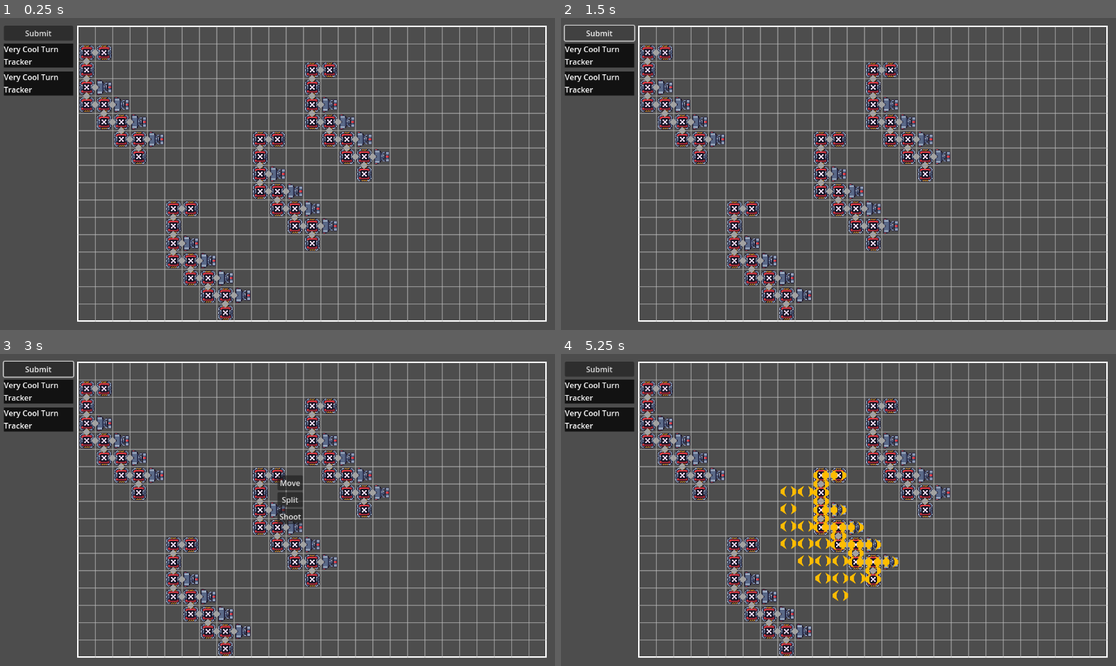
Above: before the commit, frames 1-4 (two rows, left to right).
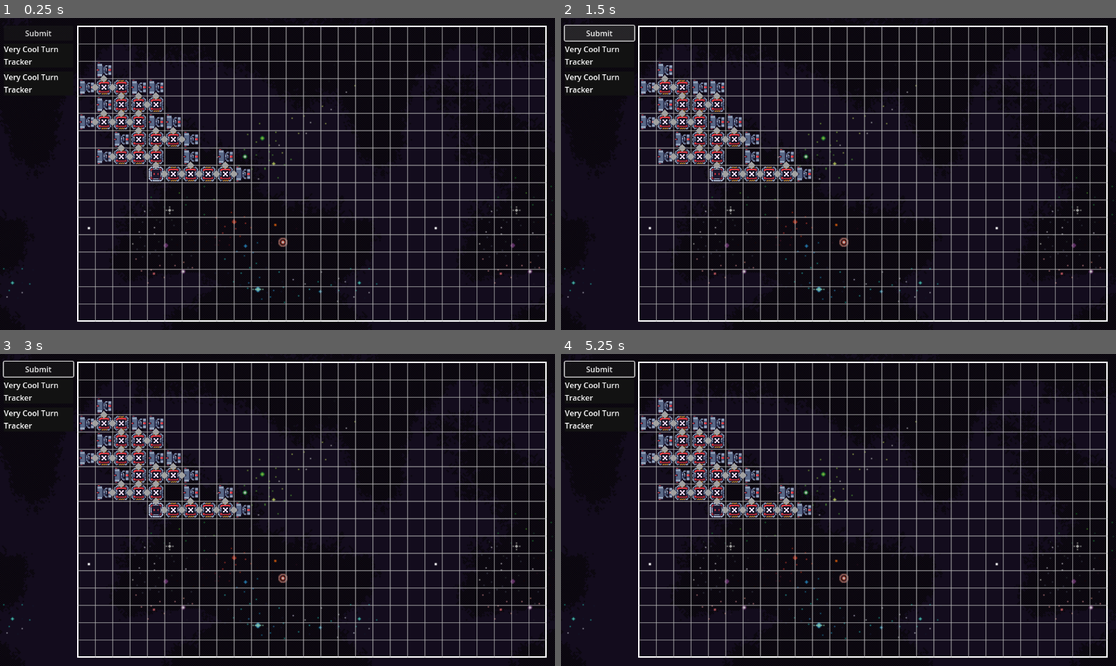
Above: after the commit, the same moments.

Repository: Retorikal/Nanodrone
Game: Godot game, scene res://Game/GameSession.tscn
Two runs of this game, one before a commit and one after it. Both use one fixed random seed, a clock stepped at 60 frames per second and the inputs below.
Inputs (mouse positions are in pixels of both pictures, inside the frame that each line leads up to):
- Up to frame 1 (0.25 s): no input
- Up to frame 2 (1.5 s): click "Submit" at 0.5 s; click "Submit" at 1.25 s
- Up to frame 3 (3 s): click "Submit" at 2 s; tap Enter at 2.75 s; move the mouse to (277, 475) at 2.77 s; click (277, 475) at 2.92 s
- Up to frame 4 (5.25 s): click (849, 481) at 3.5 s, where only the run before the commit has a clickable "Move"; tap Space at 4.25 s; move the mouse to (821, 491) at 4.27 s; click (821, 491) at 4.42 s; click (832, 516) at 5 s, where only the run before the commit has a clickable "Split"

The runs differ from the first frame. In frame 1, 95% of the frame differs, in the area x 0-100%, y 0-100%; in frame 2, 94%; in frame 3, 94%; in frame 4, 95%.

Commit message:
Clamp max ms and base drone shape

Diff:
--- /dev/null
+++ b/Assets/EnemyCore.tres
@@ -0,0 +1,7 @@
+[gd_resource type="AtlasTexture" load_steps=2 format=3 uid="uid://b78ynbblb6jlr"]
+
+[ext_resource type="Texture2D" uid="uid://bl71ww1ao7so3" path="res://Assets/MegaDrone-Sprite.png" id="1_pt4d2"]
+
+[resource]
+atlas = ExtResource("1_pt4d2")
+region = Rect2(112, 256, 32, 32)
--- /dev/null
+++ b/Assets/EnemyGun.tres
@@ -0,0 +1,7 @@
+[gd_resource type="AtlasTexture" load_steps=2 format=3 uid="uid://ek26vc3af1ip"]
+
+[ext_resource type="Texture2D" uid="uid://bl71ww1ao7so3" path="res://Assets/MegaDrone-Sprite.png" id="1_yyf3v"]
+
+[resource]
+atlas = ExtResource("1_yyf3v")
+region = Rect2(16, 256, 32, 32)
--- /dev/null
+++ b/Assets/PlayerCenter.tres
@@ -0,0 +1,7 @@
+[gd_resource type="AtlasTexture" load_steps=2 format=3 uid="uid://coxrxbkt1g17g"]
+
+[ext_resource type="Texture2D" uid="uid://bl71ww1ao7so3" path="res://Assets/MegaDrone-Sprite.png" id="1_dism2"]
+
+[resource]
+atlas = ExtResource("1_dism2")
+region = Rect2(16, 208, 32, 32)
--- /dev/null
+++ b/Assets/planets.tres
@@ -0,0 +1,8 @@
+[gd_resource type="AtlasTexture" load_steps=2 format=3 uid="uid://b71bj4bddo0if"]
+
+[ext_resource type="Texture2D" uid="uid://dbjmlv218kspr" path="res://Assets/planets.png" id="1_nko5b"]
+
+[resource]
+resource_local_to_scene = true
+atlas = ExtResource("1_nko5b")
+region = Rect2(80, 16, 48, 48)
--- a/Game/GameSession.tscn
+++ b/Game/GameSession.tscn
@@ -1,7 +1,8 @@
-[gd_scene load_steps=8 format=3 uid="uid://67nvt00cll2i"]
+[gd_scene load_steps=9 format=3 uid="uid://67nvt00cll2i"]
 
 [ext_resource type="Script" path="res://Scripts/Managers/CampaignManager.gd" id="1_w42tk"]
 [ext_resource type="PackedScene" uid="uid://bb2p7j8muohnk" path="res://Game/Level1.tscn" id="2_1se7r"]
+[ext_resource type="Texture2D" uid="uid://dqmo61fk5atxw" path="res://Assets/bg1.png" id="2_2oqcx"]
 [ext_resource type="Script" path="res://Scripts/Controller/ControllerUI.gd" id="2_mqu68"]
 [ext_resource type="Script" path="res://Scripts/Controller/ControllerAI.gd" id="3_u83lr"]
 [ext_resource type="Script" path="res://Scripts/UI/Highlighter.gd" id="4_bqxx2"]
@@ -10,6 +11,11 @@
 
 [node name="GameSession" type="Node2D"]
 script = ExtResource("1_w42tk")
+
+[node name="Bg1" type="Sprite2D" parent="."]
+position = Vector2(576, 288)
+scale = Vector2(2.25, 2.25)
+texture = ExtResource("2_2oqcx")
 
 [node name="LevelManager" parent="." node_paths=PackedStringArray("user_con", "comp_con") instance=ExtResource("2_1se7r")]
 user_con = NodePath("../ControllerUI")
--- a/Game/Level1.tscn
+++ b/Game/Level1.tscn
@@ -9,21 +9,8 @@
 region_bound_br = Vector2i(31, 17)
 
 [node name="Drone" parent="." instance=ExtResource("1_n34wm")]
-position = Vector2(540, 252)
-grid_pos = Vector2i(15, 7)
+position = Vector2(324, 324)
+grid_pos = Vector2i(9, 9)
 split_strength = 2
-
-[node name="Drone2" parent="." instance=ExtResource("1_n34wm")]
-position = Vector2(360, 396)
-grid_pos = Vector2i(10, 11)
-split_strength = 2
-
-[node name="Drone4" parent="." instance=ExtResource("1_n34wm")]
-position = Vector2(180, 72)
-grid_pos = Vector2i(5, 2)
-split_strength = 2
-
-[node name="Drone3" parent="." instance=ExtResource("1_n34wm")]
-position = Vector2(648, 108)
-grid_pos = Vector2i(18, 3)
-split_strength = 2
+move_speed = 30.0
+max_move_dist = 1
--- /dev/null
+++ b/Prefabs/Cells/PlayerCenter.tscn
@@ -0,0 +1,19 @@
+[gd_scene load_steps=4 format=3 uid="uid://bkqga58jpec6d"]
+
+[ext_resource type="Script" path="res://Scripts/Entities/Cell.gd" id="1_wc1qo"]
+[ext_resource type="Texture2D" uid="uid://coxrxbkt1g17g" path="res://Assets/PlayerCenter.tres" id="2_onfkb"]
+
+[sub_resource type="RectangleShape2D" id="RectangleShape2D_7veu6"]
+size = Vector2(32, 32)
+
+[node name="Cell" type="Area2D"]
+script = ExtResource("1_wc1qo")
+
+[node name="NewAtlasTexture" type="Sprite2D" parent="."]
+texture = ExtResource("2_onfkb")
+
+[node name="CollisionShape2D" type="CollisionShape2D" parent="."]
+shape = SubResource("RectangleShape2D_7veu6")
+
+[connection signal="child_entered_tree" from="." to="." method="_on_child_entered_tree"]
+[connection signal="input_event" from="." to="." method="_on_input_event"]
--- a/Prefabs/Drones/PlayerDrone.tscn
+++ b/Prefabs/Drones/PlayerDrone.tscn
@@ -1,100 +1,211 @@
-[gd_scene load_steps=5 format=3 uid="uid://dilw0qrwwkel7"]
+[gd_scene load_steps=6 format=3 uid="uid://dilw0qrwwkel7"]
 
 [ext_resource type="Script" path="res://Scripts/Entities/Drone.gd" id="1_llct6"]
 [ext_resource type="PackedScene" uid="uid://dmryddlqdx0m1" path="res://Prefabs/Cells/PlayerCell.tscn" id="2_8pacg"]
 [ext_resource type="PackedScene" uid="uid://dn7xm5e0jjtre" path="res://Prefabs/Drones/Joint.tscn" id="2_tjsaw"]
 [ext_resource type="PackedScene" uid="uid://bm1vs2wmaipd5" path="res://Prefabs/Cells/PlayerGun.tscn" id="4_tlh0d"]
+[ext_resource type="PackedScene" uid="uid://bkqga58jpec6d" path="res://Prefabs/Cells/PlayerCenter.tscn" id="5_g5w6w"]
 
 [node name="Drone" type="Node2D"]
 script = ExtResource("1_llct6")
 player_owned = true
 split_strength = 4
+move_speed = 60.0
 breakpoint_template = ExtResource("2_tjsaw")
-size = 15
-max_life = 26.0
+size = 33
+max_life = 52.0
+max_move_dist = 2
+
+[node name="Cell2" parent="." instance=ExtResource("2_8pacg")]
+position = Vector2(0, -36)
+connected_W = true
+connected_A = true
+connected_S = true
+grid_pos = Vector2i(0, -1)
+
+[node name="Cell5" parent="." instance=ExtResource("2_8pacg")]
+position = Vector2(0, -72)
+connected_W = true
+connected_S = true
+connected_D = true
+grid_pos = Vector2i(0, -2)
+
+[node name="Cell17" parent="." instance=ExtResource("2_8pacg")]
+position = Vector2(-36, -72)
+connected_W = true
+connected_S = true
+grid_pos = Vector2i(-1, -2)
 
 [node name="Cell6" parent="." instance=ExtResource("2_8pacg")]
 position = Vector2(36, 0)
 connected_A = true
+connected_D = true
 grid_pos = Vector2i(1, 0)
 
+[node name="Cell12" parent="." instance=ExtResource("2_8pacg")]
+position = Vector2(-36, -36)
+connected_W = true
+connected_A = true
+connected_D = true
+grid_pos = Vector2i(-1, -1)
+
+[node name="Cell15" parent="." instance=ExtResource("2_8pacg")]
+position = Vector2(-72, -36)
+connected_W = true
+connected_A = true
+connected_D = true
+grid_pos = Vector2i(-2, -1)
+
+[node name="Cell7" parent="." instance=ExtResource("2_8pacg")]
+position = Vector2(72, 0)
+connected_W = true
+connected_A = true
+connected_D = true
+grid_pos = Vector2i(2, 0)
+
 [node name="Cell8" parent="." instance=ExtResource("2_8pacg")]
-position = Vector2(0, 36)
-connected_W = true
-connected_S = true
-grid_pos = Vector2i(0, 1)
+position = Vector2(108, 0)
+connected_A = true
+connected_D = true
+grid_pos = Vector2i(3, 0)
 
 [node name="Cell9" parent="." instance=ExtResource("2_8pacg")]
-position = Vector2(0, 72)
-connected_W = true
-connected_S = true
-connected_D = true
-grid_pos = Vector2i(0, 2)
-
-[node name="Cell17" parent="." instance=ExtResource("2_8pacg")]
-connected_S = true
-connected_D = true
+position = Vector2(144, 0)
+connected_W = true
+connected_A = true
+connected_D = true
+grid_pos = Vector2i(4, 0)
+
+[node name="Cell11" parent="." instance=ExtResource("2_8pacg")]
+position = Vector2(36, -72)
+connected_W = true
+connected_A = true
+connected_D = true
+grid_pos = Vector2i(1, -2)
+
+[node name="Gun" parent="." instance=ExtResource("4_tlh0d")]
+position = Vector2(72, -72)
+connected_A = true
+grid_pos = Vector2i(2, -2)
+
+[node name="Gun15" parent="." instance=ExtResource("4_tlh0d")]
+position = Vector2(180, 0)
+connected_A = true
+grid_pos = Vector2i(5, 0)
+
+[node name="Gun2" parent="." instance=ExtResource("4_tlh0d")]
+position = Vector2(36, -108)
+connected_S = true
+grid_pos = Vector2i(1, -3)
+
+[node name="Gun13" parent="." instance=ExtResource("4_tlh0d")]
+position = Vector2(72, -36)
+connected_S = true
+grid_pos = Vector2i(2, -1)
+
+[node name="Gun12" parent="." instance=ExtResource("4_tlh0d")]
+position = Vector2(0, -108)
+connected_S = true
+grid_pos = Vector2i(0, -3)
+
+[node name="Gun3" parent="." instance=ExtResource("4_tlh0d")]
+position = Vector2(-108, -36)
+connected_D = true
+grid_pos = Vector2i(-3, -1)
+
+[node name="Gun7" parent="." instance=ExtResource("4_tlh0d")]
+position = Vector2(-72, -72)
+connected_S = true
+grid_pos = Vector2i(-2, -2)
+
+[node name="Cell3" parent="." instance=ExtResource("2_8pacg")]
+position = Vector2(-36, -108)
+connected_W = true
+connected_A = true
+connected_S = true
+grid_pos = Vector2i(-1, -3)
 
 [node name="Cell10" parent="." instance=ExtResource("2_8pacg")]
-position = Vector2(0, 108)
-connected_W = true
-connected_D = true
-grid_pos = Vector2i(0, 3)
-
-[node name="Gun" parent="." instance=ExtResource("4_tlh0d")]
-position = Vector2(36, 72)
-connected_A = true
-grid_pos = Vector2i(1, 2)
-
-[node name="Cell11" parent="." instance=ExtResource("2_8pacg")]
-position = Vector2(36, 108)
-connected_A = true
-connected_S = true
-connected_D = true
-grid_pos = Vector2i(1, 3)
-
-[node name="Cell12" parent="." instance=ExtResource("2_8pacg")]
-position = Vector2(36, 144)
-connected_W = true
-connected_D = true
-grid_pos = Vector2i(1, 4)
-
-[node name="Gun2" parent="." instance=ExtResource("4_tlh0d")]
-position = Vector2(72, 108)
-connected_A = true
-grid_pos = Vector2i(2, 3)
+position = Vector2(-36, -144)
+connected_W = true
+connected_S = true
+connected_D = true
+grid_pos = Vector2i(-1, -4)
+
+[node name="Cell20" parent="." instance=ExtResource("2_8pacg")]
+position = Vector2(-72, -144)
+connected_W = true
+connected_S = true
+grid_pos = Vector2i(-2, -4)
 
 [node name="Cell13" parent="." instance=ExtResource("2_8pacg")]
-position = Vector2(72, 144)
-connected_A = true
-connected_S = true
-connected_D = true
-grid_pos = Vector2i(2, 4)
+position = Vector2(-72, -108)
+connected_W = true
+connected_A = true
+connected_D = true
+grid_pos = Vector2i(-2, -3)
+
+[node name="Cell16" parent="." instance=ExtResource("2_8pacg")]
+position = Vector2(-108, -108)
+connected_W = true
+connected_A = true
+connected_D = true
+grid_pos = Vector2i(-3, -3)
 
 [node name="Cell14" parent="." instance=ExtResource("2_8pacg")]
-position = Vector2(72, 180)
-connected_W = true
-connected_D = true
-grid_pos = Vector2i(2, 5)
-
-[node name="Gun3" parent="." instance=ExtResource("4_tlh0d")]
-position = Vector2(108, 144)
-connected_A = true
-grid_pos = Vector2i(3, 4)
-
-[node name="Cell15" parent="." instance=ExtResource("2_8pacg")]
-position = Vector2(108, 180)
-connected_A = true
-connected_S = true
-connected_D = true
-grid_pos = Vector2i(3, 5)
-
-[node name="Cell16" parent="." instance=ExtResource("2_8pacg")]
-position = Vector2(108, 216)
-connected_W = true
-grid_pos = Vector2i(3, 6)
+position = Vector2(0, -144)
+connected_W = true
+connected_A = true
+grid_pos = Vector2i(0, -4)
 
 [node name="Gun4" parent="." instance=ExtResource("4_tlh0d")]
-position = Vector2(144, 180)
-connected_A = true
-grid_pos = Vector2i(4, 5)
+position = Vector2(0, -180)
+connected_S = true
+grid_pos = Vector2i(0, -5)
+
+[node name="Gun14" parent="." instance=ExtResource("4_tlh0d")]
+position = Vector2(-36, -180)
+connected_S = true
+grid_pos = Vector2i(-1, -5)
+
+[node name="Gun5" parent="." instance=ExtResource("4_tlh0d")]
+position = Vector2(-144, -108)
+connected_D = true
+grid_pos = Vector2i(-4, -3)
+
+[node name="Gun8" parent="." instance=ExtResource("4_tlh0d")]
+position = Vector2(-108, -144)
+connected_S = true
+grid_pos = Vector2i(-3, -4)
+
+[node name="Cell18" parent="." instance=ExtResource("2_8pacg")]
+position = Vector2(-72, -180)
+connected_A = true
+connected_S = true
+grid_pos = Vector2i(-2, -5)
+
+[node name="Cell19" parent="." instance=ExtResource("2_8pacg")]
+position = Vector2(-108, -180)
+connected_W = true
+connected_A = true
+connected_D = true
+grid_pos = Vector2i(-3, -5)
+
+[node name="Gun6" parent="." instance=ExtResource("4_tlh0d")]
+position = Vector2(-144, -180)
+connected_D = true
+grid_pos = Vector2i(-4, -5)
+
+[node name="Gun9" parent="." instance=ExtResource("4_tlh0d")]
+position = Vector2(-108, -216)
+connected_S = true
+grid_pos = Vector2i(-3, -6)
+
+[node name="Gun10" parent="." instance=ExtResource("4_tlh0d")]
+position = Vector2(144, -36)
+connected_S = true
+grid_pos = Vector2i(4, -1)
+
+[node name="Cell" parent="." instance=ExtResource("5_g5w6w")]
+connected_W = true
+connected_D = true
--- a/Scripts/Entities/Drone.gd
+++ b/Scripts/Entities/Drone.gd
@@ -5,12 +5,13 @@
 signal drone_split(drone: Drone, clone: Drone)
 signal drone_body_clicked(drone: Drone, cell: Cell)
 signal drone_joint_clicked(drone: Drone, joint: Joint)
-signal action_done(drone:Drone)
-signal drone_destroyed(drone:Drone)
+signal action_done(drone: Drone)
+signal drone_destroyed(drone: Drone)
 
 @export var player_owned: bool
 @export var grid_pos: Vector2i
 @export var split_strength: int
+@export var move_speed: float
 @export var life: float
 
 @export_category("Scenes")
@@ -25,10 +26,13 @@
     return cell_dict.size()
 @export var max_life: float:
   get():
-    var life = 0
+    var life_c = 0
     for id in cell_dict:
-      life += cell_dict[id].life
-    return life
+      life_c += cell_dict[id].life
+    return life_c
+@export var max_move_dist: int:
+  get():
+    return round(move_speed / size)
 
 @onready var grid_stride: int = 36
 @onready var cell_dict: Dictionary = Dictionary()
@@ -43,6 +47,7 @@
 # Called when the node enters the scene tree for the first time.
 func _ready() -> void:
   register_cells()
+  register_size()
 
   if not Engine.is_editor_hint():
     register_joints()
@@ -55,7 +60,7 @@
     is_moving = false
     action_done.emit(self)
 
-  position = position.lerp(target, 0.5);
+  position = position.lerp(target, 0.1);
 
 func register_joints():
   for id in cell_dict:
@@ -93,9 +98,7 @@
   joint_dict.erase(joint.delete())
   return joint
 
-func register_cells():
-  cell_dict = Dictionary()
-
+func register_size():
   # TODO: Round everything first
   var tl: Vector2i = Vector2i(100000, 100000)
   var br: Vector2i = Vector2i(-100000, -100000)
@@ -111,6 +114,9 @@
 
   local_bbox = Rect2i(tl, br + Vector2i.ONE - tl)
 
+func register_cells():
+  cell_dict = Dictionary()
+
   for id in cell_dict:
     var cell: Cell = cell_dict[id]
     if cell.connected_W:
@@ -173,6 +179,7 @@
   clone.grid_stride = grid_stride
   clone.position = position
   clone.is_moving = true
+  clone.move_speed = move_speed
   clone.breakpoint_template = breakpoint_template
   clone.player_owned = player_owned
   clone.split_strength = split_strength
@@ -183,6 +190,7 @@
     remove_child(cell)
     clone.add_child(cell)
   get_parent().add_child(clone)
+  register_size()
 
   for joint_id in joint_dict.keys():
     var checked_joint: Joint = joint_dict[joint_id]
--- a/Scripts/Managers/LevelManager.gd
+++ b/Scripts/Managers/LevelManager.gd
@@ -139,7 +139,7 @@
   if dbot < 0:
     clamped_target.y += dbot
 
-  print(dl, " ", dr, " ", dtop, " ", dbot)
+  print(target_pos_bbox, " ", dl, " ", dr, " ", dtop, " ", dbot)
 
   drone.move(clamped_target)
   pass
--- a/Scripts/UI/Highlighter.gd
+++ b/Scripts/UI/Highlighter.gd
@@ -25,7 +25,10 @@
   match state:
     State.HIGHLIGHT_MOVE:
       var dmouse = get_viewport().get_mouse_position() - click_position
-      dgrid = round(dmouse / selected_drone.grid_stride)
+      var dgrid_frag = dmouse / selected_drone.grid_stride
+      if dgrid_frag.length() > selected_drone.max_move_dist:
+        dgrid_frag = dgrid_frag.normalized() * selected_drone.max_move_dist
+      dgrid = round(dgrid_frag)
       var snap_position = (selected_drone.grid_pos + dgrid) * selected_drone.grid_stride
       active_hl.global_position = active_hl.global_position.lerp(snap_position, 0.5)
   pass
Binary file added: Assets/asteroid_big.png
Not shown, added: Assets/asteroid_big.png.import
Binary file added: Assets/asteroid_small.png
Not shown, added: Assets/asteroid_small.png.import
Binary file added: Assets/bg1.png
Not shown, added: Assets/bg1.png.import
Binary file added: Assets/bg2.png
Not shown, added: Assets/bg2.png.import
Binary file added: Assets/planets.png
Not shown, added: Assets/planets.png.import
